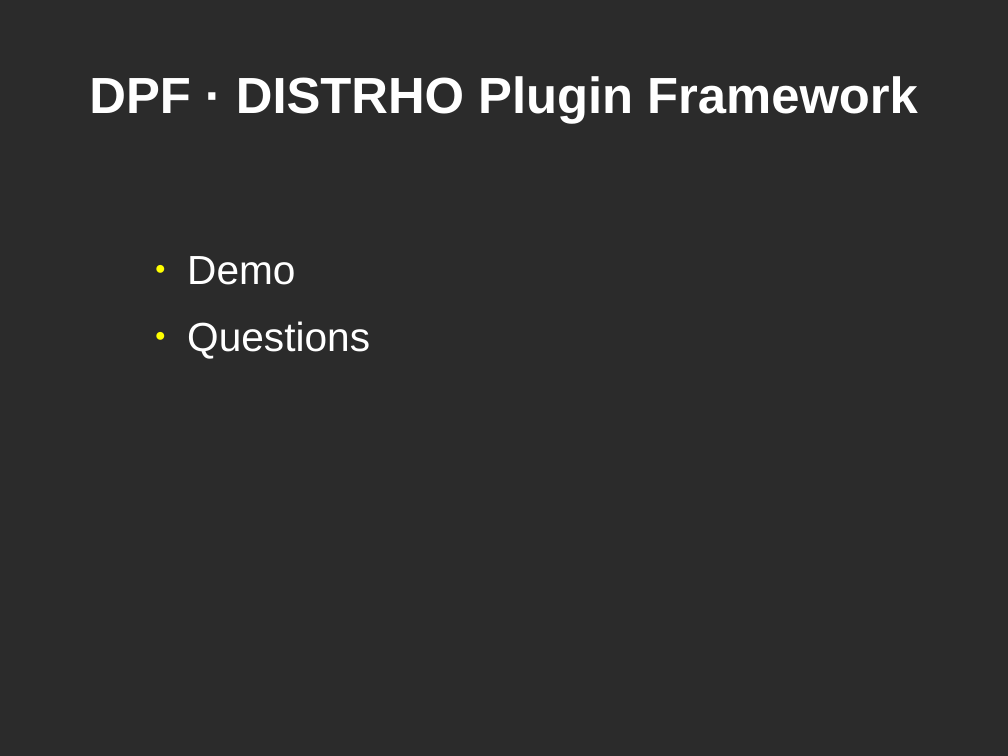
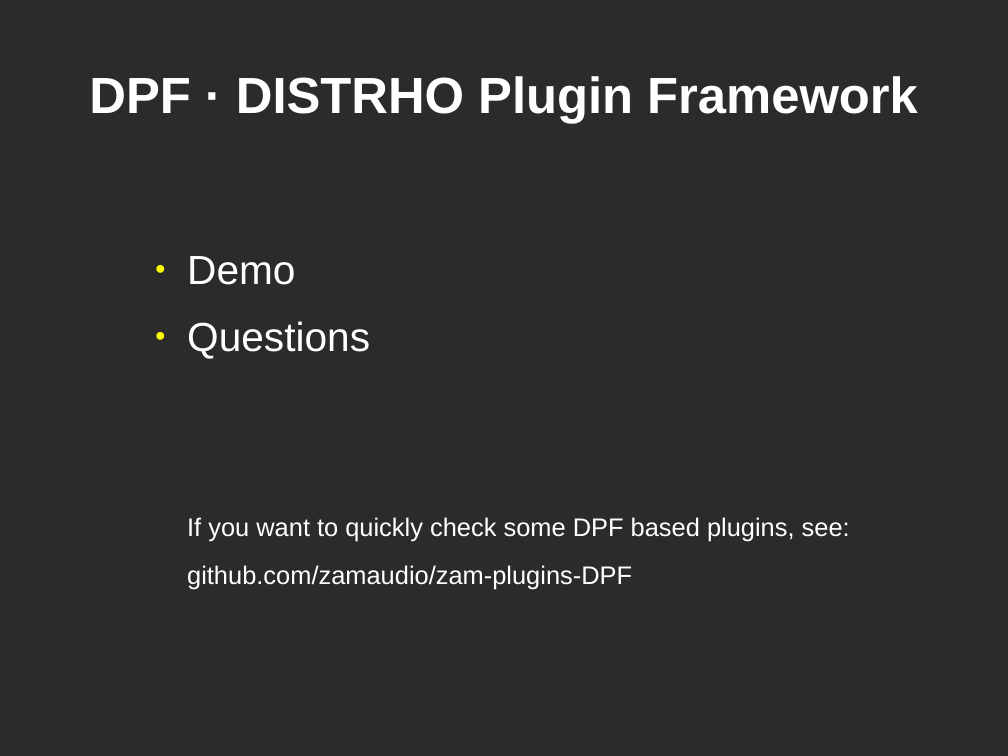
Before and after one commit to DISTRHO/DPF, a slide deck: slide 12 of lac/2014-small-talk.odp. Drawn at 1008x756 pixels with LibreOffice and Linux fonts; fonts in the diff are those of the drawing; background and template pictures are left out; a plain dark background stands for a picture behind light text. Boxes give left, top, right and bottom in pixels: in the first picture for what was removed or moved away, otherwise in the second. Text is boxed around its words. In the diff, an @@ line names an element or a change of style, - is before the commit and + after.

```diff
--- a/lac/2014-small-talk.odp
+++ b/lac/2014-small-talk.odp
@@ text at (x1=187, y1=517, x2=850, y2=590): paragraphs added @@
+If you want to quickly check some DPF based plugins, see:
+github.com/zamaudio/zam-plugins-DPF
```
Also in this commit, not shown: 1 other slide changed.
